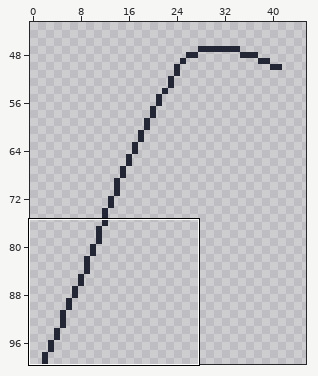
Two states of a pixel-art file, source/images/fishing/fishingLine.aseprite. Above, an overview of the earlier version with the close-up marked.
Close-up. Old version:
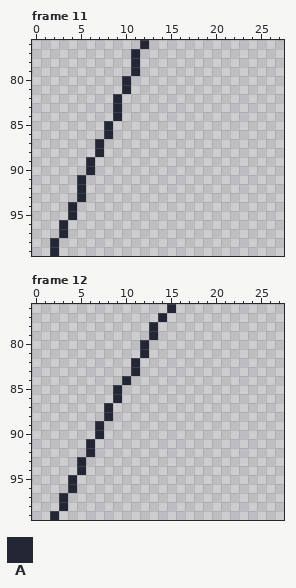
48x100 pixels, 13 frames. Shown: frame 11: x 0..27, y 76..99; frame 12: x 0..27, y 76..99. The wide view leaves out empty margins. The commit also changed other frames or places, which this record leaves out.
Palette (. is transparent): A #232635
Pixels before, frame 11, first column x 2:
 76 ..........A
 77 .........A.
 78 .........A.
 79 .........A.
 80 ........A..
 81 ........A..
 82 .......A...
 83 .......A...
 84 .......A...
 85 ......A....
 86 ......A....
 87 .....A.....
 88 .....A.....
 89 ....A......
 90 ....A......
 91 ...A.......
 92 ...A.......
 93 ...A.......
 94 ..A........
 95 ..A........
 96 .A.........
 97 .A.........
 98 A..........
 99 A..........
Pixels before, frame 12, first column x 2:
 76 .............A
 77 ............A.
 78 ...........A..
 79 ...........A..
 80 ..........A...
 81 ..........A...
 82 .........A....
 83 .........A....
 84 ........A.....
 85 .......A......
 86 .......A......
 87 ......A.......
 88 ......A.......
 89 .....A........
 90 .....A........
 91 ....A.........
 92 ....A.........
 93 ...A..........
 94 ...A..........
 95 ..A...........
 96 ..A...........
 97 .A............
 98 .A............
 99 A.............
Once edited:
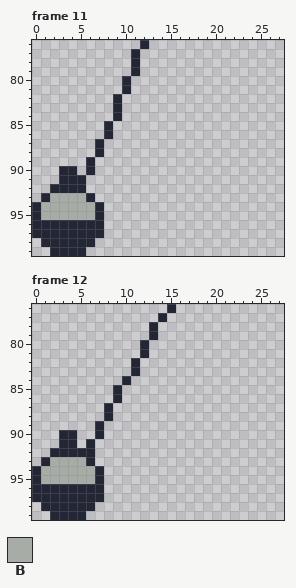
Colours new in this view: B #a7aca7
Log entry: Completed fishing minigame
From old to new:
layer "Layer 2" added
Frame 11, layer "Layer 2":
The edit adds colour A in rows 90 to 91 at x 3 to 4; in row 92 at x 2 to 4; in row 93 at x 1 and 6; in rows 94 to 95 at x 0 and 7; in rows 96 to 97 at x 0 to 2 and 4 to 7; in row 98 at x 1 and 3 to 6.
The edit adds colour A in row 99 at x 3 to 5.
The edit adds colour B in row 93 at x 2 to 4; in rows 94 to 95 at x 1 to 3 and 5 to 6.
Colour A gives way to colour B in row 93 at x 5; in rows 94 to 95 at x 4.
Frame 12, layer "Layer 2":
The edit adds colour A in rows 90 to 91 at x 3 to 4; in row 92 at x 2 to 5; in row 93 at x 1 and 6; in rows 94 to 95 at x 0 and 7; in row 96 at x 0 to 3 and 5 to 7; in row 97 at x 0 to 2 and 4 to 7.
The edit adds colour A in row 98 at x 1 to 2 and 4 to 6; in row 99 at x 3 to 5.
The edit adds colour B in row 93 at x 2 to 4; in row 94 at x 1 to 4 and 6; in row 95 at x 1 to 3 and 5 to 6.
Colour A gives way to colour B in rows 93 to 94 at x 5; in row 95 at x 4.
